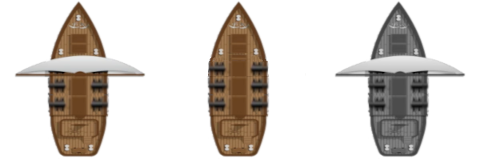
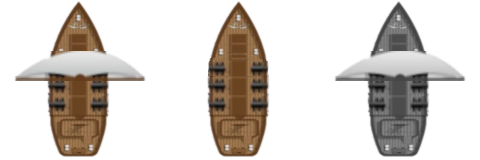
Layers edited between the first and the second 480 x 160 image:
painted on "normal" over [14, 51, 146, 81]
moved "ghost" below "rerig", painted on it over [334, 51, 466, 81]
